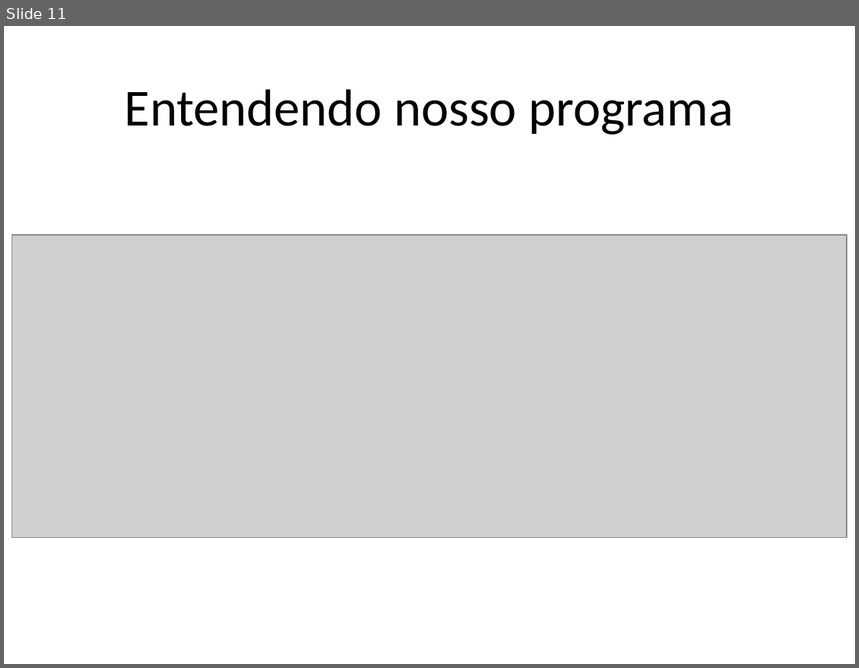
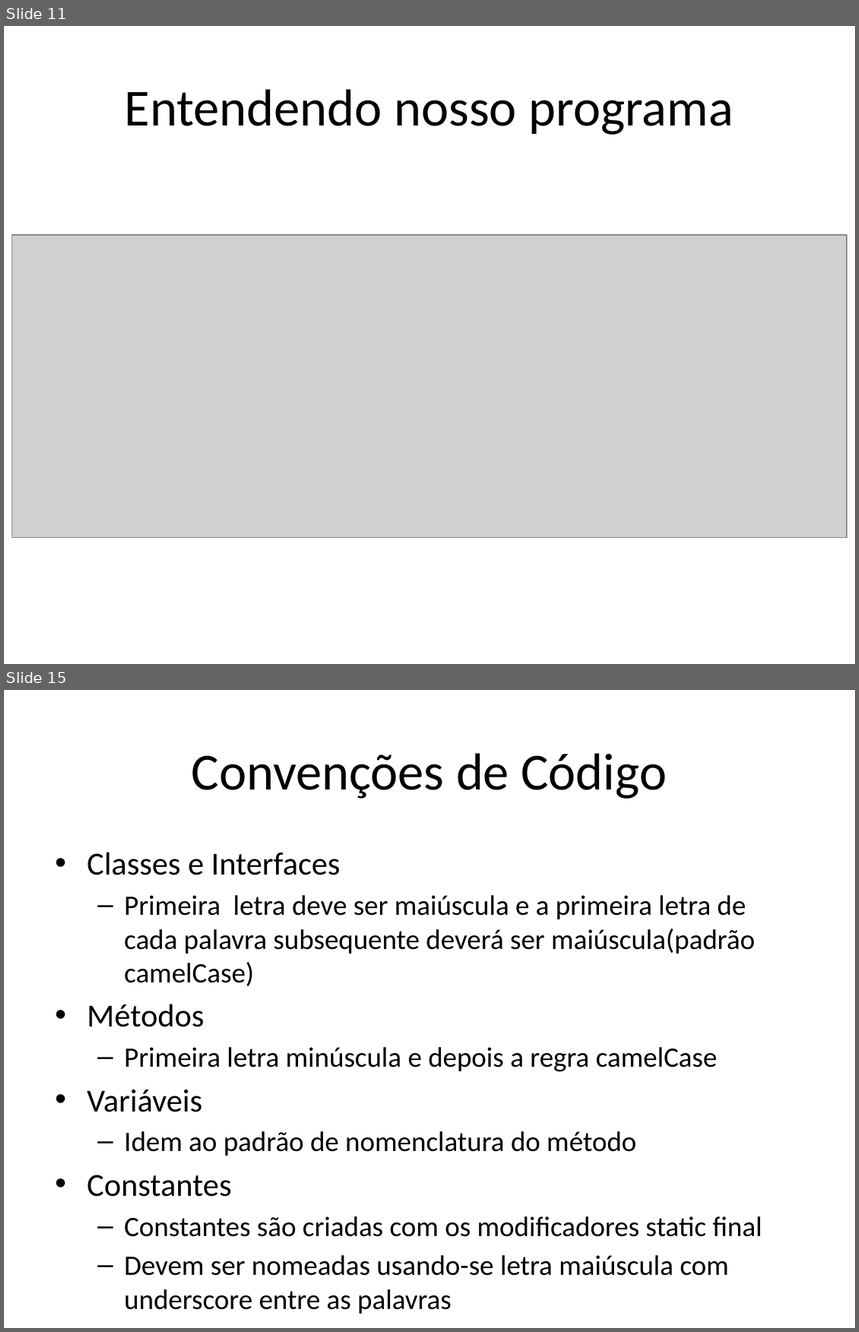
Before and after one commit to renanlessa/CursoJava, a slide deck: Documentos/Curso Java.pptx. Shown one above the other, each under a label of ours: slide 11 before the commit, slides 11 and 15 after it; the slides between them are not shown. The pictures are 859x668 and 859x1332 pixels, drawn with LibreOffice and Linux fonts; fonts in the diff are those of the drawing; grey boxes stand for pictures. Boxes give left, top, right and bottom in pixels: in the first picture for what was removed or moved away, otherwise in the second. Text is boxed around its words. In the diff, an @@ line names an element or a change of style, - is before the commit and + after.

```diff
--- a/Documentos/Curso Java.pptx
+++ b/Documentos/Curso Java.pptx
@@ slide 15 added at box(4, 690, 855, 1328), background #FFFFFF @@
@@ title added at box(192, 753, 667, 799), 44 pt, text #000000 @@
+Convenções de Código
@@ text added at box(87, 852, 762, 1314), 23.8 pt, text #000000 @@
+• Classes e Interfaces
+  – Primeira letra deve ser maiúscula e a primeira letra de cada palavra subsequente deverá ser maiúscula(padrão camelCase)
+• Métodos
+  – Primeira letra minúscula e depois a regra camelCase
+• Variáveis
+  – Idem ao padrão de nomenclatura do método
+• Constantes
+  – Constantes são criadas com os modificadores static final
+  – Devem ser nomeadas usando-se letra maiúscula com underscore entre as palavras
```
Also in this commit, not shown: 14 other slides added, 14 other files.
